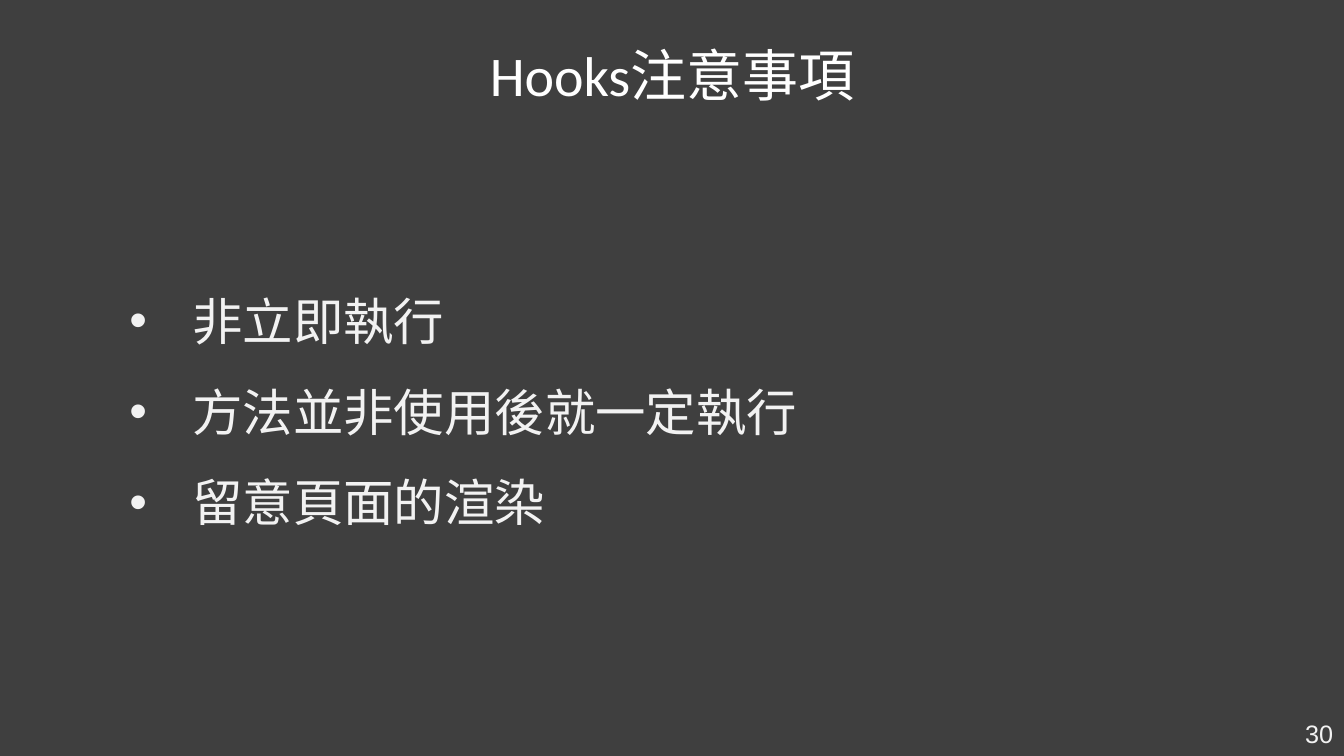
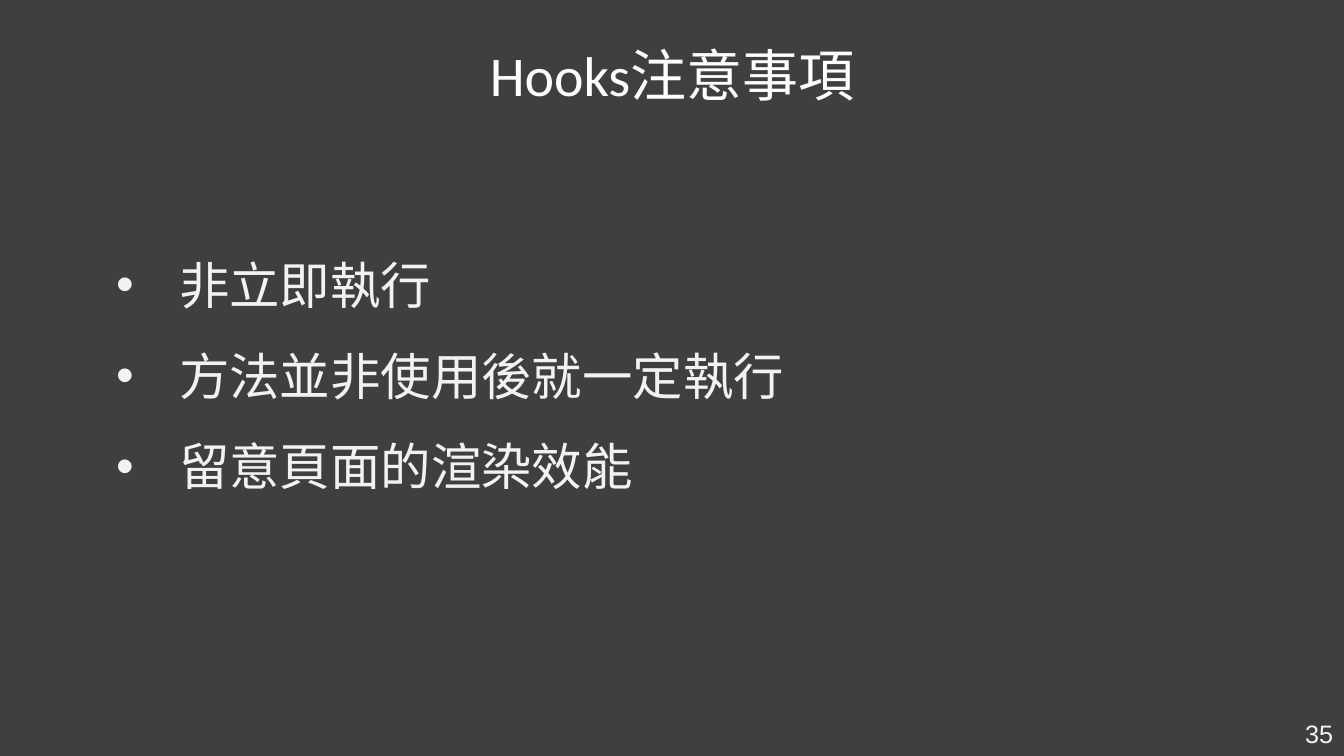
Before and after one commit to Kader-coder/React-Hooks, a slide deck: slide 35 of PPT/React Hooks &.pptx (slide 30 before the commit). Drawn at 1344x756 pixels with LibreOffice and Linux fonts; fonts in the diff are those of the drawing. Boxes give left, top, right and bottom in pixels: in the first picture for what was removed or moved away, otherwise in the second. Text is boxed around its words. In the diff, an @@ line names an element or a change of style, - is before the commit and + after.

```diff
--- a/PPT/React Hooks &.pptx
+++ b/PPT/React Hooks &.pptx
@@ text "非立即執行": place and size @@
-text "非立即執行" at [192, 297, 797, 525]
+text "非立即執行" at [179, 261, 784, 489]
@@ text at [179, 442, 633, 489]: text changed @@
-• 留意頁面的渲染
+• 留意頁面的渲染效能
@@ page number at [1305, 725, 1333, 744]: text changed @@
-30
+35
```
Also in this commit, not shown: 12 other slides changed, 8 slides added.
